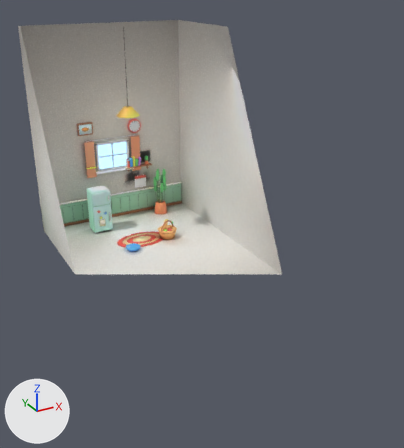
The Blender file blender/kitchen.blend, before and after one commit.
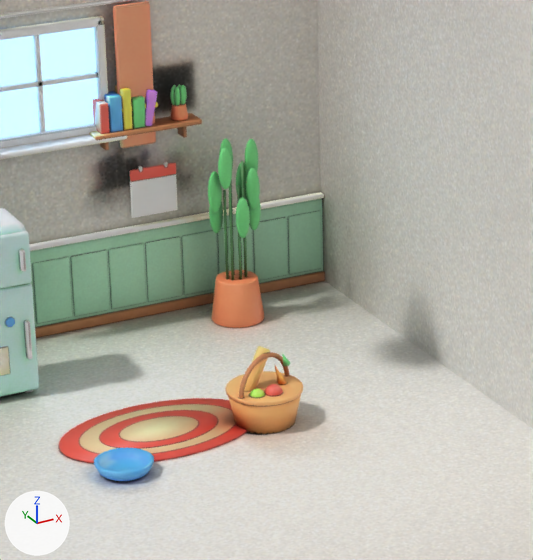
Each version is shown whole from a 50 mm lens placed at (-9.58, -24.21, 11.95), pointed at (0.33, -6.2, 2.95), then close up on the part from 26% to 57% of the width and 30% to 60% of the height. Lighting does not change. The marker at lower left points along +X, +Y and +Z. The older version's two pictures come first. Everything nearer to the camera than a plane just in front of the edit is cut away.

Objects in the first close-up: 'Basket', 'Bowl', 'Calendar', 'Decor', 'Floor', 'FridgeDoorMain', 'FridgeDoorTop', 'Plant', 'Rug', 'Shelf', 'Walls', 'WindowGlass' and 1 more.
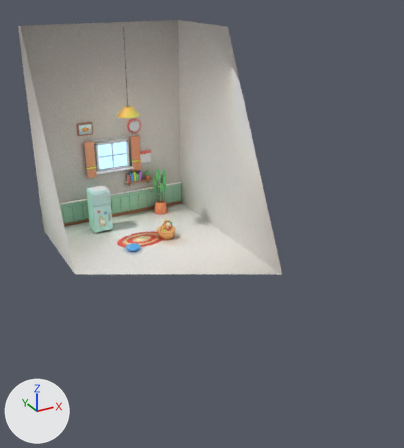
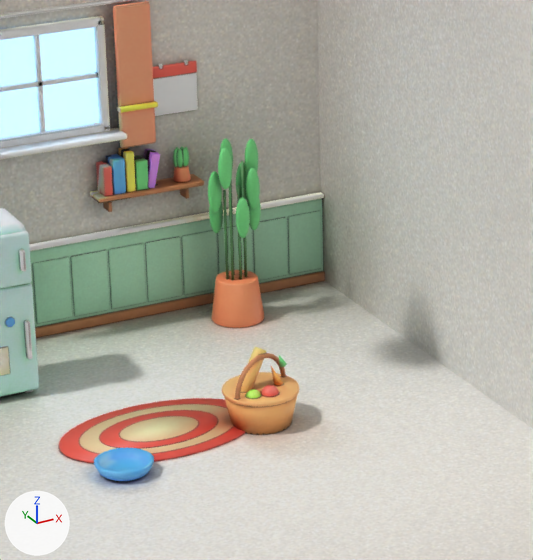
Boxes [x1, y1, x2, y2] around the edits, measured in the close-ups (533 x 560 px):
'Shelf', moved
    before: [89, 84, 202, 150]
    after: [90, 146, 204, 212]
'Basket', moved
    before: [226, 346, 303, 434]
    after: [222, 347, 299, 435]
'Calendar', moved
    before: [129, 162, 178, 218]
    after: [153, 59, 198, 116]

The change, as a diff of the scene's bpy script:
```diff
--- a/blender/kitchen.blend.py
+++ b/blender/kitchen.blend.py
@@ ob_shelf @@
 ob_shelf = bpy.data.objects.new('Shelf', me_cube_039)
-ob_shelf.location = (1.35, 2.8, 2.7)
+ob_shelf.location = (1.35, 2.8, 1.85)
@@ ob_calendar @@
 ob_calendar = bpy.data.objects.new('Calendar', me_cube_047)
-ob_calendar.location = (1.5, 2.95, 1.75)
+ob_calendar.location = (1.85, 2.95, 3.1)
@@ ob_basket @@
 ob_basket = bpy.data.objects.new('Basket', me_cylinder_008)
-ob_basket.location = (1.25, -0.9, 0.22)
+ob_basket.location = (1.2, -0.9, 0.22)
```
